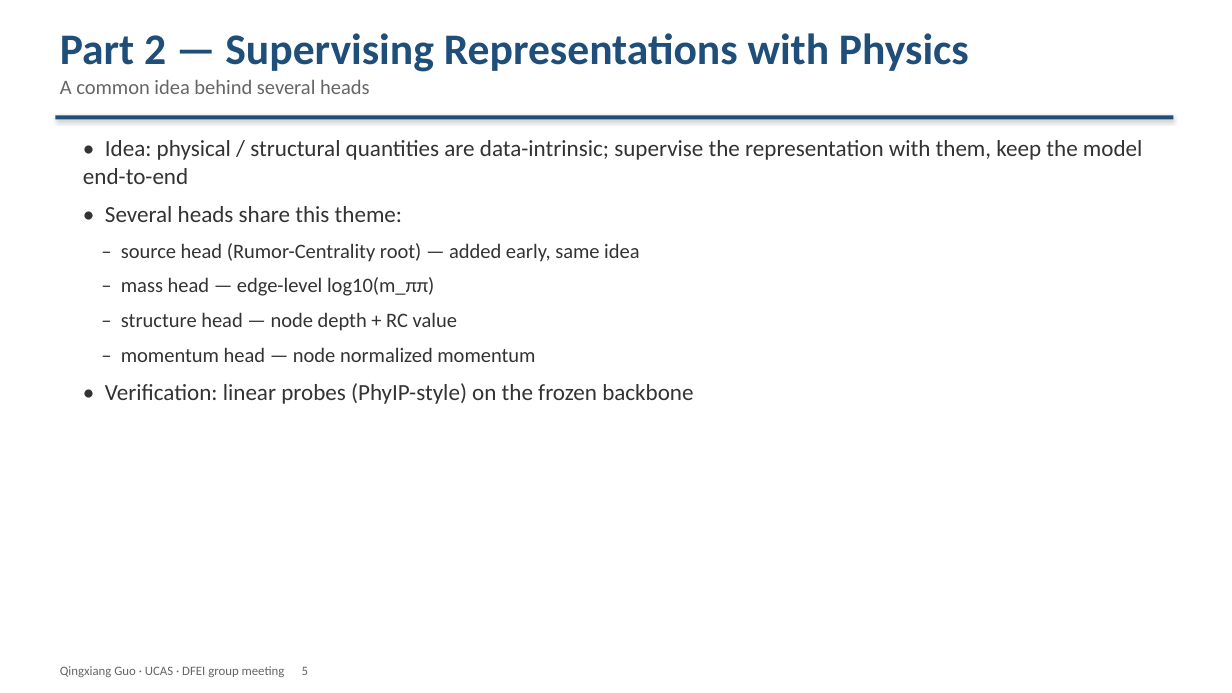
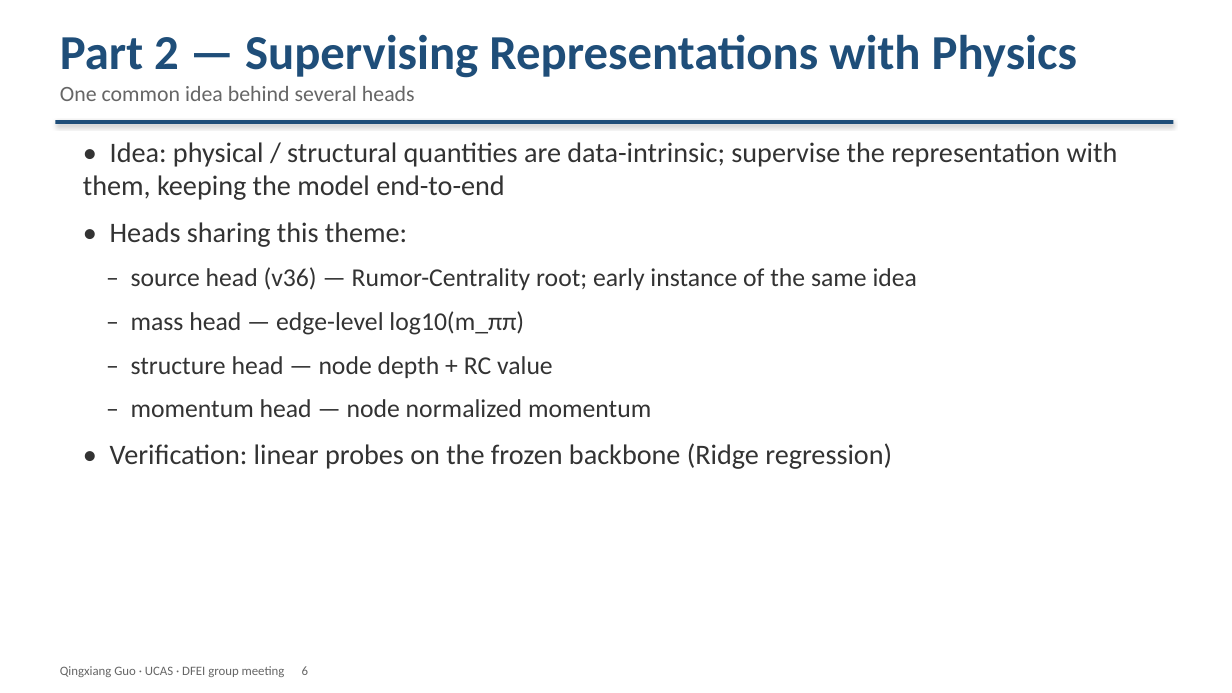
Before and after one commit to Aniedrew/dfei_ift, a slide deck: slide 6 of meeting_figs/DFEI_progress_20260902_EN.pptx (slide 5 before the commit). Drawn at 1232x693 pixels with LibreOffice and Linux fonts; fonts in the diff are those of the drawing. Boxes give left, top, right and bottom in pixels: in the first picture for what was removed or moved away, otherwise in the second. Text is boxed around its words. In the diff, an @@ line names an element or a change of style, - is before the commit and + after.

```diff
--- a/meeting_figs/DFEI_progress_20260902_EN.pptx
+++ b/meeting_figs/DFEI_progress_20260902_EN.pptx
@@ text at (60, 34, 1077, 78): size 34 to 38 pt in "Part 2 — Supervising Representations with Physics" @@
@@ text at (60, 86, 415, 101): text changed; size 16 to 17 pt @@
-A common idea behind several heads
+One common idea behind several heads
@@ rectangle: place and size @@
-rectangle at (55, 116, 1174, 119)
+rectangle at (55, 120, 1174, 124)
@@ text at (83, 142, 1118, 290): text changed; size 18 to 22 pt @@
-• Idea: physical / structural quantities are data-intrinsic; supervise the representation with them, keep the model end-to-end
-• Several heads share this theme:
-– source head (Rumor-Centrality root) — added early, same idea
+• Idea: physical / structural quantities are data-intrinsic; supervise the representation with them, keeping the model end-to-end
+• Heads sharing this theme:
+– source head (v36) — Rumor-Centrality root; early instance of the same idea
@@ text at (131, 311, 651, 417): size 16 to 20 pt in "– mass head — edge-level log10(m_ππ)", "– structure head — node depth + ...", "– momentum head — node normalized momentum"; more space between paragraphs @@
@@ text at (110, 443, 892, 469): text changed; size 18 to 22 pt @@
-• Verification: linear probes (PhyIP-style) on the frozen backbone
+• Verification: linear probes on the frozen backbone (Ridge regression)
@@ text at (60, 666, 308, 677): text changed @@
-Qingxiang Guo · UCAS · DFEI group meeting 5
+Qingxiang Guo · UCAS · DFEI group meeting 6
```
Also in this commit, not shown: 10 other slides changed, 1 slide added, 2 other files.
